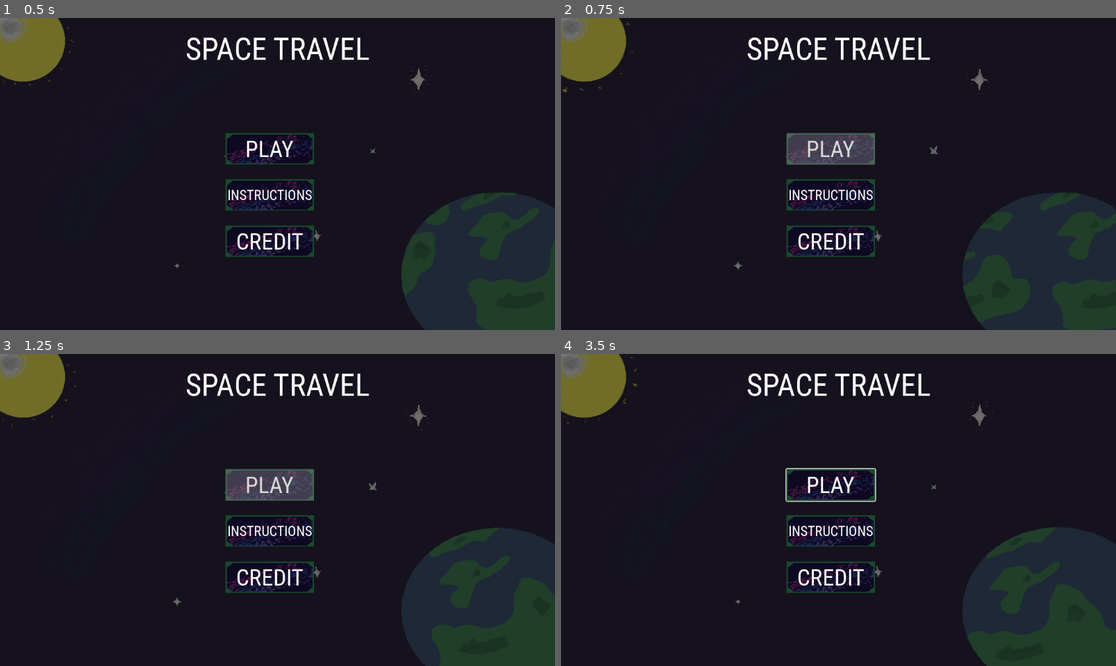
Above: before the commit, frames 1-4 (two rows, left to right).
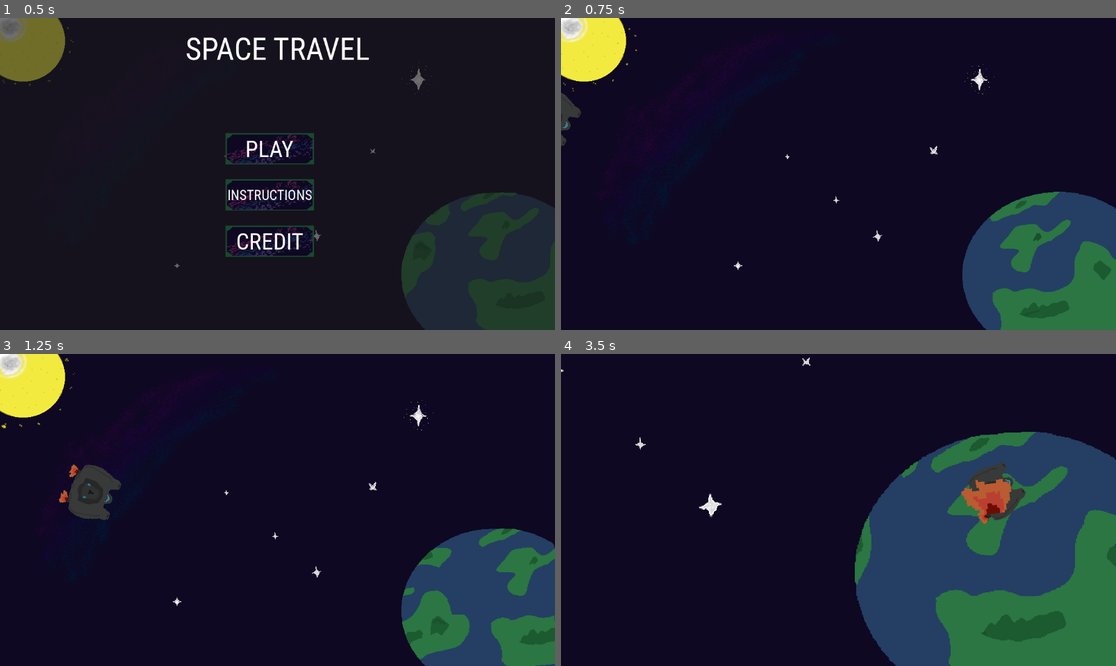
Above: after the commit, the same moments.

Repository: fishygaminglife-del/Space-Travel
Game: Godot game, scene res://scenes/homescreen.tscn
The game is run twice, just before and just after one commit, with the same random seed, the same clock (stepped at 60 frames per second) and the same inputs.
Inputs (mouse positions are in pixels of both pictures, inside the frame that each line leads up to):
- Up to frame 1 (0.5 s): no input
- Up to frame 2 (0.75 s): click (832, 149) at 0.5 s
- Up to frame 3 (1.25 s): no input
- Up to frame 4 (3.5 s): tap Enter at 1.25 s; move the mouse to (960, 494) at 1.27 s; hold Right 1.28-2.03 s; tap Alt at 1.35, 2.85 s; click (960, 494) at 1.42 s; move the mouse to (727, 525) at 2.02 s; hold Down 2.03-2.78 s; tap Shift at 2.1 s; move the mouse to (894, 441) at 2.77 s; hold Right from 2.78 s (still down)

Frame 1 is identical in both runs. In frame 2, 17% of the frame differs, in the area x 0-100%, y 0-100%; in frame 3, 18%; in frame 4, 37%.

Commit message:
Finished cutscene and load logic
The cutscene is finished and the loading screen pops up, now users can choose to restart or load their current game

Diff:
--- a/space-travel/scenes/homescreen.tscn
+++ b/space-travel/scenes/homescreen.tscn
@@ -161,3 +161,5 @@
 theme_override_font_sizes/font_size = 64
 text = "SPACE TRAVEL"
 horizontal_alignment = 1
+
+[connection signal="pressed" from="Button" to="." method="_on_button_pressed"]
--- a/space-travel/scenes/startcutscene.tscn
+++ b/space-travel/scenes/startcutscene.tscn
@@ -174,10 +174,22 @@
 "update": 0,
 "values": [Vector2(878, 317.00003)]
 }
+tracks/7/type = "value"
+tracks/7/imported = false
+tracks/7/enabled = true
+tracks/7/path = NodePath("AnimatedSprite2D2:visible")
+tracks/7/interp = 1
+tracks/7/loop_wrap = true
+tracks/7/keys = {
+"times": PackedFloat32Array(0),
+"transitions": PackedFloat32Array(1),
+"update": 1,
+"values": [false]
+}
 
 [sub_resource type="Animation" id="Animation_ma3jo"]
 resource_name = "spaceship crash"
-length = 3.0
+length = 2.67
 tracks/0/type = "value"
 tracks/0/imported = false
 tracks/0/enabled = true
@@ -185,10 +197,10 @@
 tracks/0/interp = 1
 tracks/0/loop_wrap = true
 tracks/0/keys = {
-"times": PackedFloat32Array(0, 1, 2, 2.6666667, 3),
+"times": PackedFloat32Array(0, 0.6666667, 1.4, 2.1333334, 2.67),
 "transitions": PackedFloat32Array(1, 1, 1, 1, 1),
 "update": 0,
-"values": [Vector2(-84.99997, 182.00002), Vector2(196.99997, 291), Vector2(498, 359.00003), Vector2(790, 354.00003), Vector2(911, 304.00003)]
+"values": [Vector2(-84.99997, 182.00002), Vector2(196.99997, 291), Vector2(498, 359.00003), Vector2(790, 354.00003), Vector2(900, 286.99997)]
 }
 tracks/1/type = "value"
 tracks/1/imported = false
@@ -197,10 +209,10 @@
 tracks/1/interp = 1
 tracks/1/loop_wrap = true
 tracks/1/keys = {
-"times": PackedFloat32Array(0, 1, 2.6666667, 3),
+"times": PackedFloat32Array(0, 0.6666667, 2.1333334, 2.6666667),
 "transitions": PackedFloat32Array(1, 1, 1, 1),
 "update": 0,
-"values": [-1.0471976, -1.2130039, -1.5428711, -2.0385447]
+"values": [-1.0471976, -1.2130039, -1.5428711, -2.204351]
 }
 tracks/2/type = "value"
 tracks/2/imported = false
@@ -225,6 +237,18 @@
 "transitions": PackedFloat32Array(1, 1),
 "update": 0,
 "values": [Vector2(576, 324), Vector2(172.99992, 96.99997)]
+}
+tracks/4/type = "value"
+tracks/4/imported = false
+tracks/4/enabled = true
+tracks/4/path = NodePath("AnimatedSprite2D2:visible")
+tracks/4/interp = 1
+tracks/4/loop_wrap = true
+tracks/4/keys = {
+"times": PackedFloat32Array(0),
+"transitions": PackedFloat32Array(1),
+"update": 1,
+"values": [false]
 }
 
 [sub_resource type="Animation" id="Animation_2lt1h"]
@@ -264,7 +288,19 @@
 "times": PackedFloat32Array(0, 0.5),
 "transitions": PackedFloat32Array(1, 1),
 "update": 0,
-"values": [Vector2(878, 317.00003), Vector2(898, 283)]
+"values": [Vector2(878, 317.00003), Vector2(897.00006, 228)]
+}
+tracks/3/type = "value"
+tracks/3/imported = false
+tracks/3/enabled = true
+tracks/3/path = NodePath("AnimatedSprite2D2:visible")
+tracks/3/interp = 1
+tracks/3/loop_wrap = true
+tracks/3/keys = {
+"times": PackedFloat32Array(0),
+"transitions": PackedFloat32Array(1),
+"update": 1,
+"values": [true]
 }
 
 [sub_resource type="AnimationLibrary" id="AnimationLibrary_2lt1h"]
@@ -280,13 +316,8 @@
 [node name="AnimatedSprite2D" type="AnimatedSprite2D" parent="." unique_id=1974841864]
 position = Vector2(576, 324)
 sprite_frames = SubResource("SpriteFrames_ma3jo")
-frame = 3
-frame_progress = 0.9861396
-
-[node name="Burntearth" type="Sprite2D" parent="." unique_id=1560462515]
-position = Vector2(953.25, 316.74985)
-scale = Vector2(1.7460942, 1.7460942)
-texture = ExtResource("3_ma3jo")
+frame = 2
+frame_progress = 0.13559352
 
 [node name="Spaceship" type="Sprite2D" parent="." unique_id=133848336]
 position = Vector2(-84.99997, 182.00002)
@@ -294,7 +325,13 @@
 scale = Vector2(1.2634268, 1.2634268)
 texture = ExtResource("3_afnw1")
 
+[node name="Burntearth" type="Sprite2D" parent="." unique_id=1560462515]
+position = Vector2(910.0003, 330)
+scale = Vector2(1.7412121, 1.7412121)
+texture = ExtResource("3_ma3jo")
+
 [node name="AnimatedSprite2D2" type="AnimatedSprite2D" parent="." unique_id=1380061387]
+visible = false
 position = Vector2(878, 317.00003)
 scale = Vector2(0.68749994, 0.68749994)
 sprite_frames = SubResource("SpriteFrames_oowpn")
--- a/space-travel/scripts/homescreen.gd
+++ b/space-travel/scripts/homescreen.gd
@@ -8,3 +8,7 @@
 # Called every frame. 'delta' is the elapsed time since the previous frame.
 func _process(delta: float) -> void:
 	pass
+
+
+func _on_button_pressed() -> void:
+	get_tree().change_scene_to_file("res://scenes/startcutscene.tscn")
--- a/space-travel/scripts/startcutscene.gd
+++ b/space-travel/scripts/startcutscene.gd
@@ -3,6 +3,8 @@
 
 
 func _ready() -> void:
+	$AnimatedSprite2D.frame = 1
+	$Burntearth.visible = false
 	$AnimatedSprite2D2.visible = false
 	$AnimatedSprite2D2.play("default")
 	$AnimatedSprite2D.play("default")
@@ -12,8 +14,17 @@
 	$AnimatedSprite2D2.visible = true
 	$AnimationPlayer.play("spaceshipfire")
 	await $AnimationPlayer.animation_finished
+	$Burntearth.visible = true
 	$loadmenu.visible = true
 
 # Called every frame. 'delta' is the elapsed time since the previous frame.
 func _process(delta: float) -> void:
 	pass
+
+
+func _on_play_pressed() -> void:
+	pass # Replace with function body.
+
+
+func _on_restart_pressed() -> void:
+	pass # Replace with function body.
